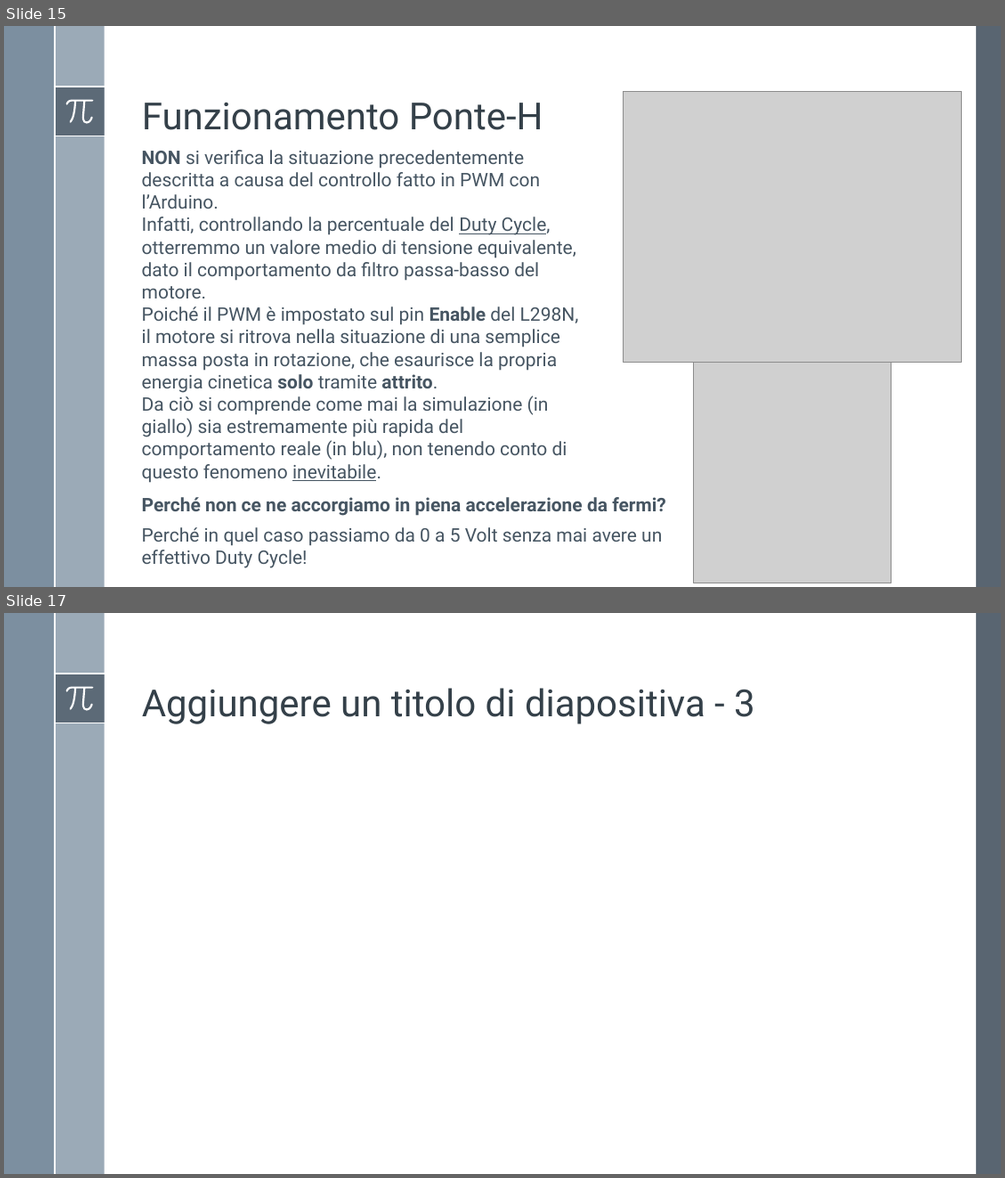
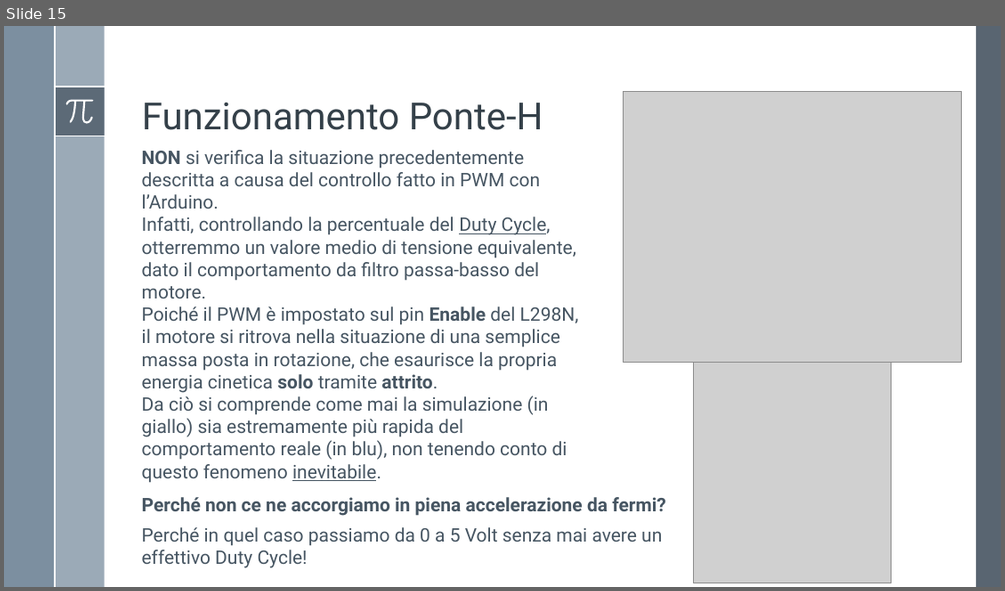
Before and after one commit to Alfystar/mv-Project, a slide deck: 00_Relazione/Modello e identificazione di un motore DC/Modello e identificazione di un motore DC.pptx. Shown one above the other, each under a label of ours: slides 15 and 17 before the commit, slide 15 after it; the slides between them are not shown. The pictures are 1005x1178 and 1005x591 pixels, drawn with LibreOffice and Linux fonts; fonts in the diff are those of the drawing; grey boxes stand for pictures. Boxes give left, top, right and bottom in pixels: in the first picture for what was removed or moved away, otherwise in the second. Text is boxed around its words. In the diff, an @@ line names an element or a change of style, - is before the commit and + after.

```diff
--- a/00_Relazione/Modello e identificazione di un motore DC/Modello e identificazione di un motore DC.pptx
+++ b/00_Relazione/Modello e identificazione di un motore DC/Modello e identificazione di un motore DC.pptx
@@ slide 17 removed at (4, 613, 1001, 1174), background #FFFFFF; not listed: 8 template elements that a slide beside it also shows @@
@@ title removed at (142, 688, 755, 724) @@
-Aggiungere un titolo di diapositiva - 3
```
Also in this commit, not shown: 1 slide changed, 4 slides added, 3 other files.
